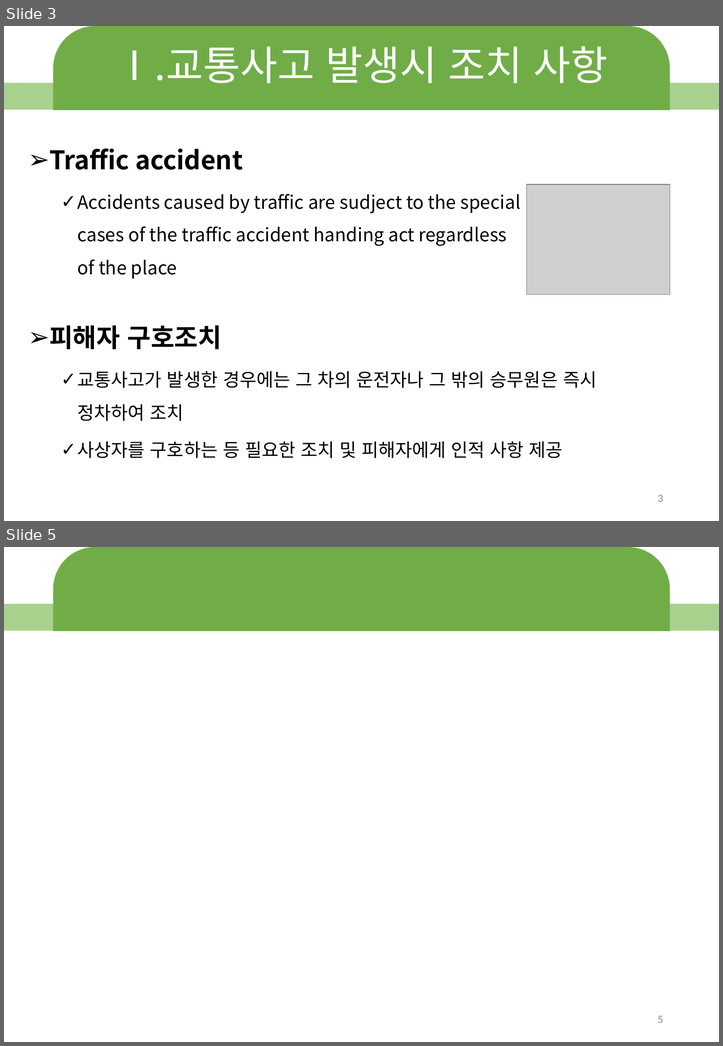
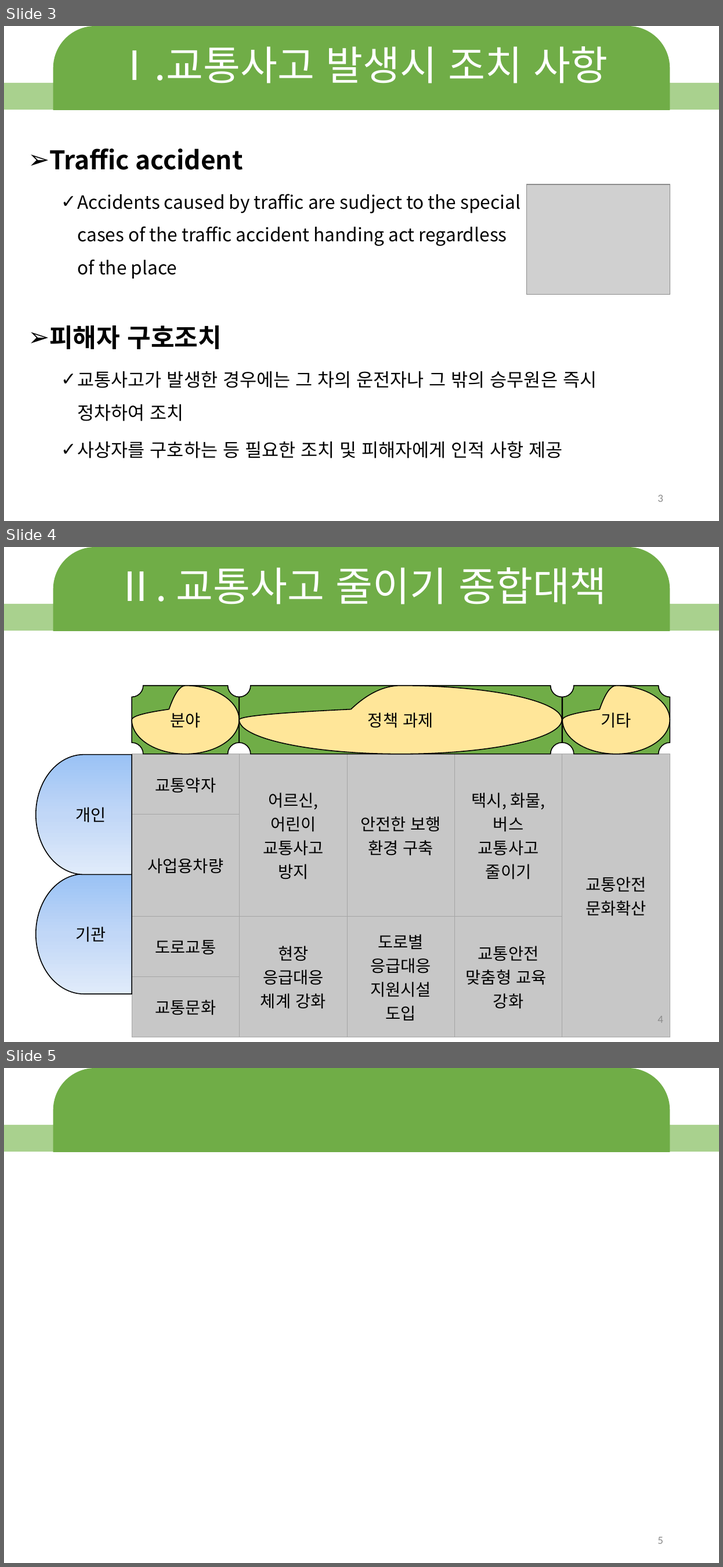
Before and after one commit to junhyeok1035/11214, a slide deck: 11214-박준혁.pptx. Shown one above the other, each under a label of ours: slides 3 and 5 before the commit, slides 3, 4 and 5 after it; the slides between them are not shown. The pictures are 723x1046 and 723x1567 pixels, drawn with LibreOffice and Linux fonts; fonts in the diff are those of the drawing; grey boxes stand for pictures; background and template pictures are left out. Boxes give left, top, right and bottom in pixels: in the first picture for what was removed or moved away, otherwise in the second. Text is boxed around its words. In the diff, an @@ line names an element or a change of style, - is before the commit and + after.

```diff
--- a/11214-박준혁.pptx
+++ b/11214-박준혁.pptx
@@ slide 4 added at (4, 547, 719, 1042), background #FFFFFF; not listed: 2 template elements that a slide beside it also shows @@
@@ title added at (115, 567, 607, 604), 44 pt, text #FFFFFF @@
+Ⅱ. 교통사고 줄이기 종합대책
@@ plaque added at (132, 686, 239, 754), fill #70AD47, outline #000000 1 pt @@
@@ teardrop added at (132, 686, 239, 754), fill #FFE699, outline #000000 1 pt, 18 pt, text #000000 @@
+분야
@@ plaque added at (239, 686, 561, 754), fill #70AD47, outline #000000 1 pt @@
@@ teardrop added at (239, 686, 561, 754), fill #FFE699, outline #000000 1 pt, 18 pt, text #000000 @@
+정책 과제
@@ plaque added at (562, 686, 670, 754), fill #70AD47, outline #000000 1 pt @@
@@ teardrop added at (562, 686, 670, 754), fill #FFE699, outline #000000 1 pt, 18 pt, text #000000 @@
+기타
@@ flow chart delay added at (36, 754, 132, 874), fill gradient #9AC3F5 to #C2D8F8 to #E1EBFB, outline #000000 1 pt, 18 pt, text #000000 @@
+개인
@@ table added at (132, 754, 670, 1023), 4 rows, 5 columns @@
+교통약자 | 어르신, / 어린이 교통사고 방지 | 안전한 보행 환경 구축 | 택시, 화물, 버스 교통사고 줄이기 | 교통안전 / 문화확산
+사업용차량 |  |  |  | 
+도로교통 | 현장 응급대응 체계 강화 | 도로별 응급대응 지원시설 도입 | 교통안전 맞춤형 교육 / 강화 | 
+교통문화 |  |  |  | 
@@ flow chart delay added at (36, 874, 132, 994), fill gradient #9AC3F5 to #C2D8F8 to #E1EBFB, outline #000000 1 pt, 18 pt, text #000000 @@
+기관
@@ page number added at (657, 1016, 663, 1023), 12 pt, text #8C8C8C @@
+4
```
Also in this commit, not shown: 1 slide removed.
